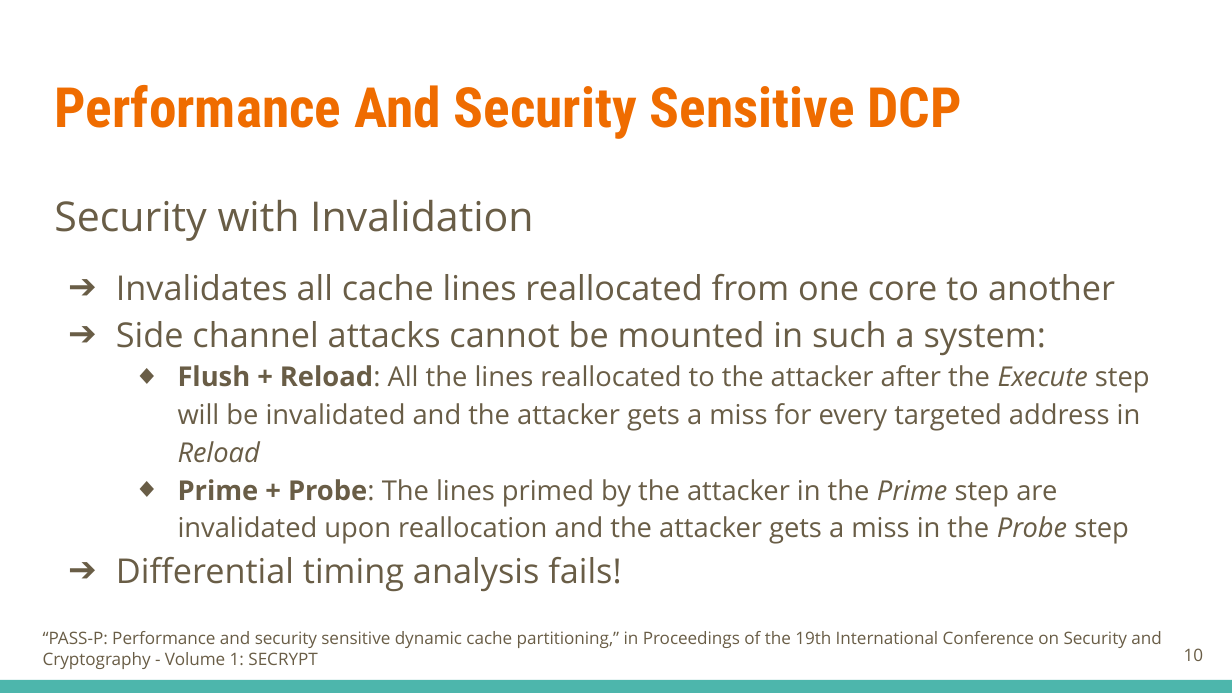
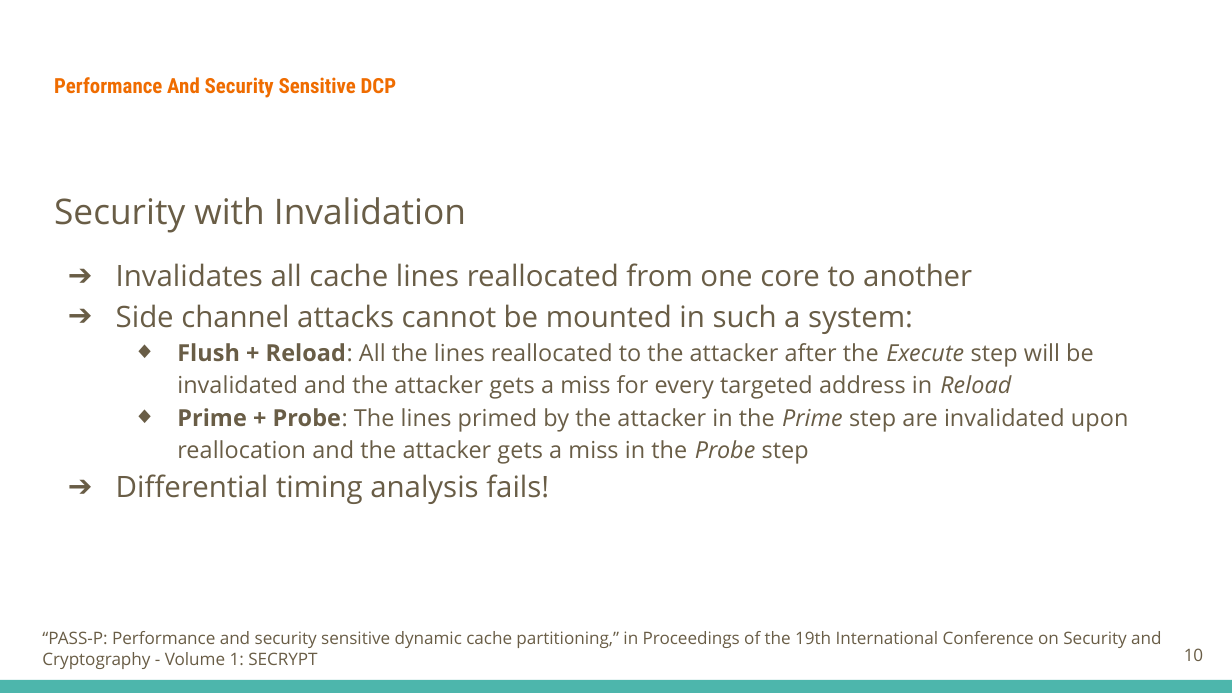
Before and after one commit to AnubhavBhatla/AnubhavBhatla.github.io, a slide deck: slide 10 of assets/pptx/R&D_presentation.pptx. Drawn at 1232x693 pixels with LibreOffice and Linux fonts; fonts in the diff are those of the drawing. Boxes give left, top, right and bottom in pixels: in the first picture for what was removed or moved away, otherwise in the second. Text is boxed around its words. In the diff, an @@ line names an element or a change of style, - is before the commit and + after.

```diff
--- a/assets/pptx/R&D_presentation.pptx
+++ b/assets/pptx/R&D_presentation.pptx
@@ text "Performance And Security Sensitive DCP" at (54, 77, 397, 98): size 32.4 to 12.2 pt @@
@@ text "Security with Invalidation" at (54, 197, 1128, 504): size 24 to 20.6 pt in "Security with Invalidation"; size 20 to 17.2 pt in "Invalidates all cache lines reallocated from one ...", "Side channel attacks cannot be mounted in ...", "Differential timing analysis fails!"; size 16 to 13.8 pt in "Flush + Reload: All the lines reallocated ...", "Prime + Probe: The lines primed by ..." @@
```
Also in this commit, not shown: 25 other slides changed, 7 other files.
